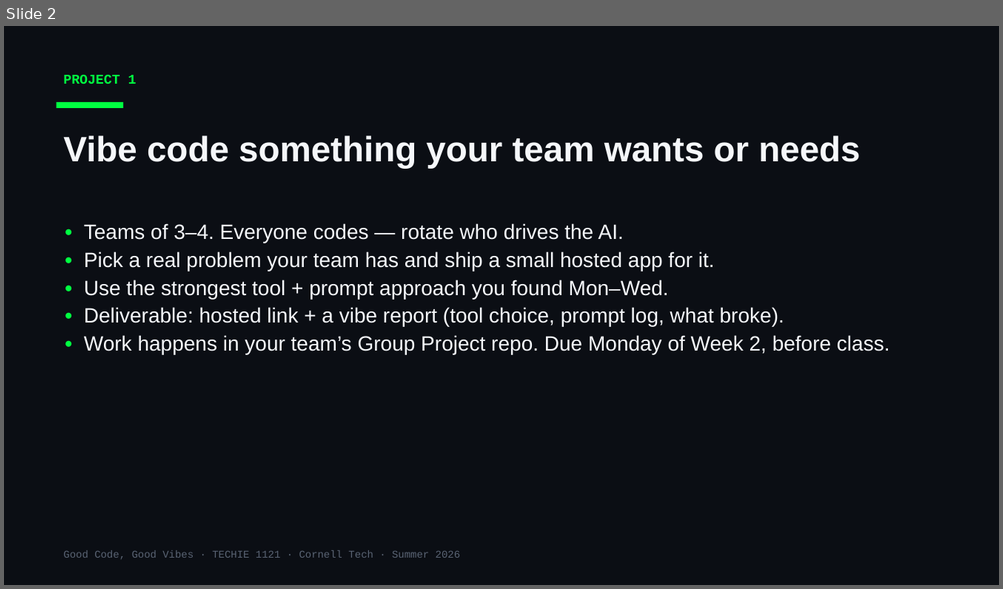
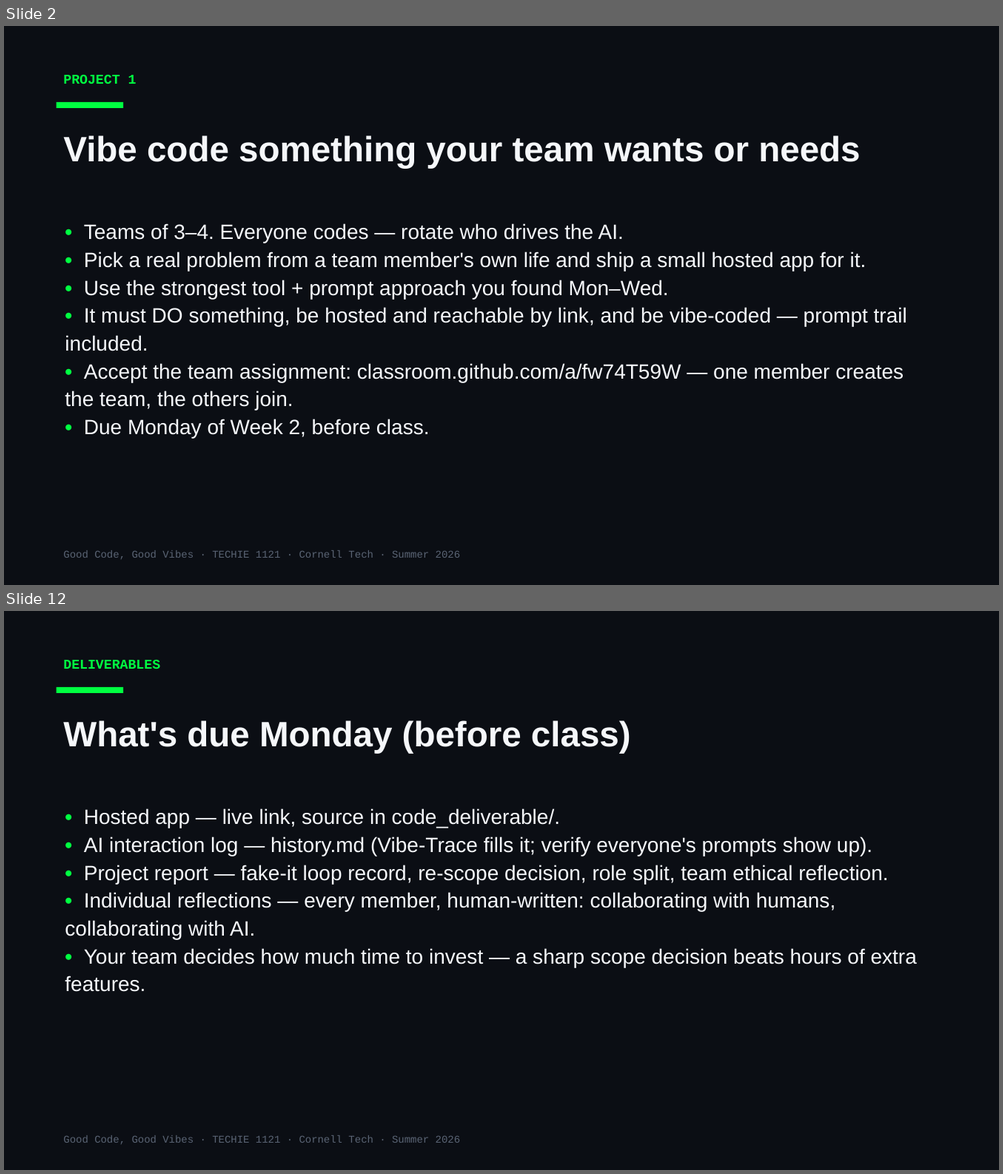
Before and after one commit to Cornell-Tech-Vibe-Coding-Summer-2026/website, a slide deck: slides/Week1-Thu-Project-Day.pptx. Shown one above the other, each under a label of ours: slide 2 before the commit, slides 2 and 12 after it; the slides between them are not shown. The pictures are 1003x589 and 1003x1174 pixels, drawn with LibreOffice and Linux fonts; fonts in the diff are those of the drawing. Boxes give left, top, right and bottom in pixels: in the first picture for what was removed or moved away, otherwise in the second. Text is boxed around its words. In the diff, an @@ line names an element or a change of style, - is before the commit and + after.

```diff
--- a/slides/Week1-Thu-Project-Day.pptx
+++ b/slides/Week1-Thu-Project-Day.pptx
@@ slide 12 added at bbox=[4, 611, 999, 1170], background #0B0E14 @@
@@ text added at bbox=[63, 660, 160, 669], 13 pt, text #00FF41, bold @@
+DELIVERABLES
@@ rectangle added at bbox=[57, 687, 123, 693], fill #00FF41 @@
@@ text added at bbox=[63, 721, 631, 753], 34 pt, text #F5F7FA, bold @@
+What's due Monday (before class)
@@ text added at bbox=[65, 809, 916, 992], 20 pt, text #F5F7FA @@
+• Hosted app — live link, source in code_deliverable/.
+• AI interaction log — history.md (Vibe-Trace fills it; verify everyone's prompts show up).
+• Project report — fake-it loop record, re-scope decision, role split, team ethical reflection.
+• Individual reflections — every member, human-written: collaborating with humans, collaborating with AI.
+• Your team decides how much time to invest — a sharp scope decision beats hours of extra features.
@@ text added at bbox=[63, 1136, 460, 1145], 10 pt, text #5A6474 @@
+Good Code, Good Vibes · TECHIE 1121 · Cornell Tech · Summer 2026
@@ slide 2 changed as well @@
@@ text at bbox=[84, 252, 866, 271]: text changed @@
-• Pick a real problem your team has and ship a small hosted app for it.
+• Pick a real problem from a team member's own life and ship a small hosted app for it.
@@ text at bbox=[65, 307, 907, 438]: text changed @@
-• Deliverable: hosted link + a vibe report (tool choice, prompt log, what broke).
-• Work happens in your team’s Group Project repo. Due Monday of Week 2, before class.
+• It must DO something, be hosted and reachable by link, and be vibe-coded — prompt trail included.
+• Accept the team assignment: classroom.github.com/a/fw74T59W — one member creates the team, the others join.
+• Due Monday of Week 2, before class.
```
Also in this commit, not shown: 1 other slide changed, 9 other slides added, 1 other file.
